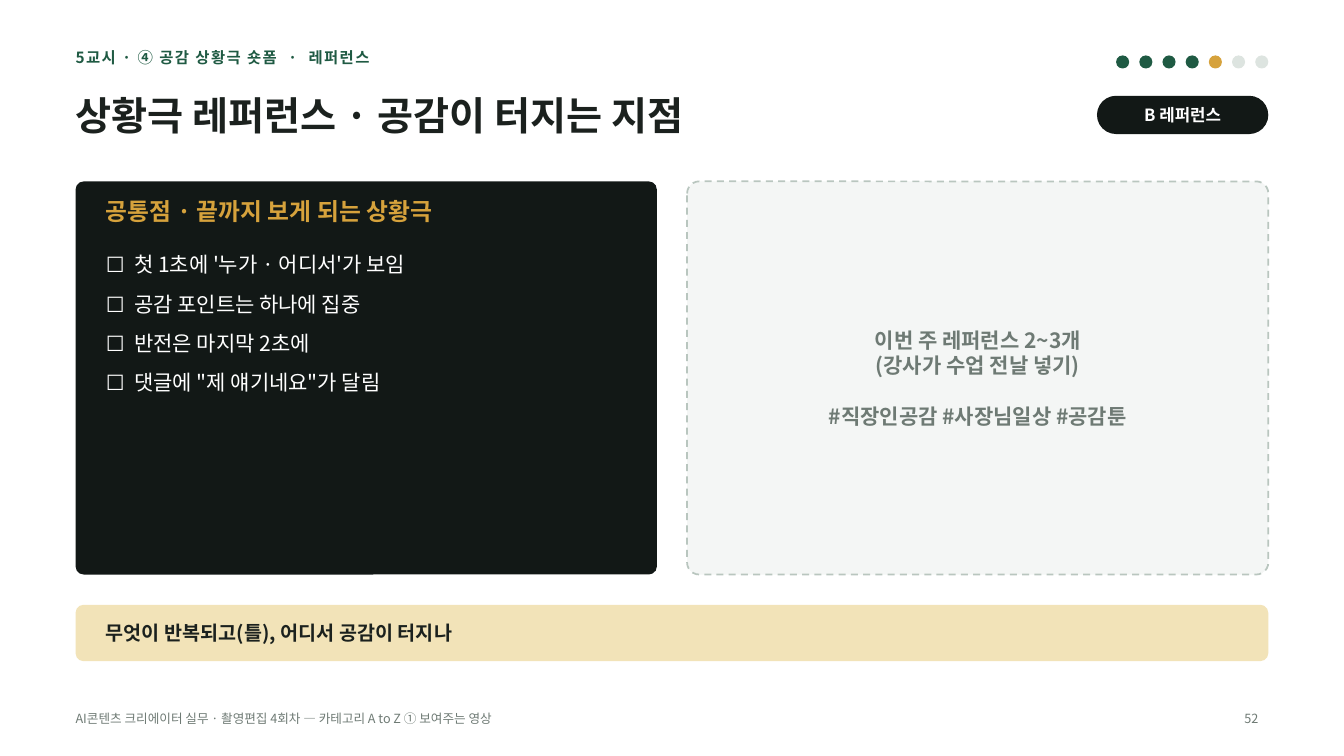
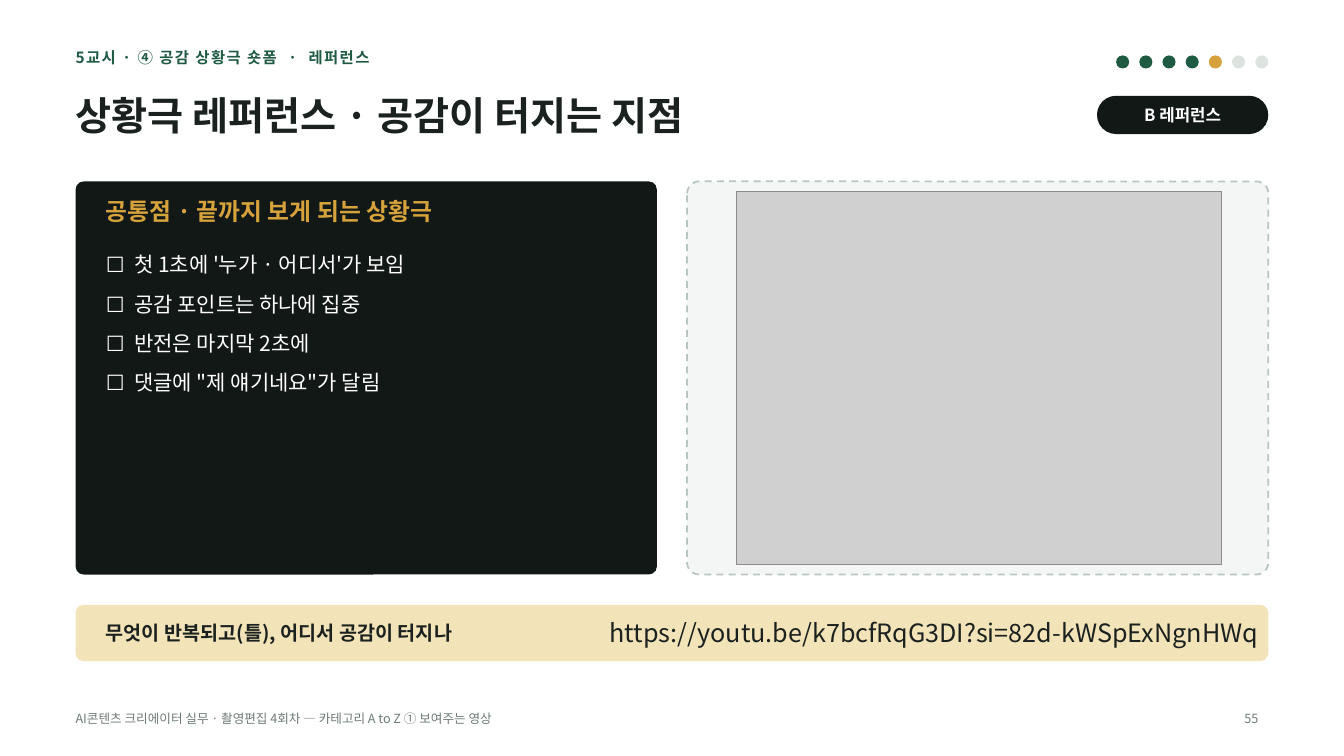
Before and after one commit to yujida/MARUBIT, a slide deck: slide 55 of lectures/04/4회차_카테고리AtoZ_보여주는영상_슬라이드.pptx (slide 52 before the commit). Drawn at 1344x756 pixels with LibreOffice and Linux fonts; fonts in the diff are those of the drawing; grey boxes stand for pictures. Boxes give left, top, right and bottom in pixels: in the first picture for what was removed or moved away, otherwise in the second. Text is boxed around its words. In the diff, an @@ line names an element or a change of style, - is before the commit and + after.

```diff
--- a/lectures/04/4회차_카테고리AtoZ_보여주는영상_슬라이드.pptx
+++ b/lectures/04/4회차_카테고리AtoZ_보여주는영상_슬라이드.pptx
@@ picture added at (x1=736, y1=192, x2=1222, y2=566) @@
@@ text removed at (x1=829, y1=330, x2=1126, y2=426) @@
-이번 주 레퍼런스 2~3개
-(강사가 수업 전날 넣기)
-#직장인공감 #사장님일상 #공감툰
@@ text added at (x1=610, y1=621, x2=1259, y2=649), 18 pt, text #1B211E @@
+https://youtu.be/k7bcfRqG3DI?si=82d-kWSpExNgnHWq
@@ page number at (x1=1244, y1=714, x2=1258, y2=723): text changed @@
-52
+55
```
Also in this commit, not shown: 20 other slides changed, 4 slides added, 2 slides removed, 4 other files.
